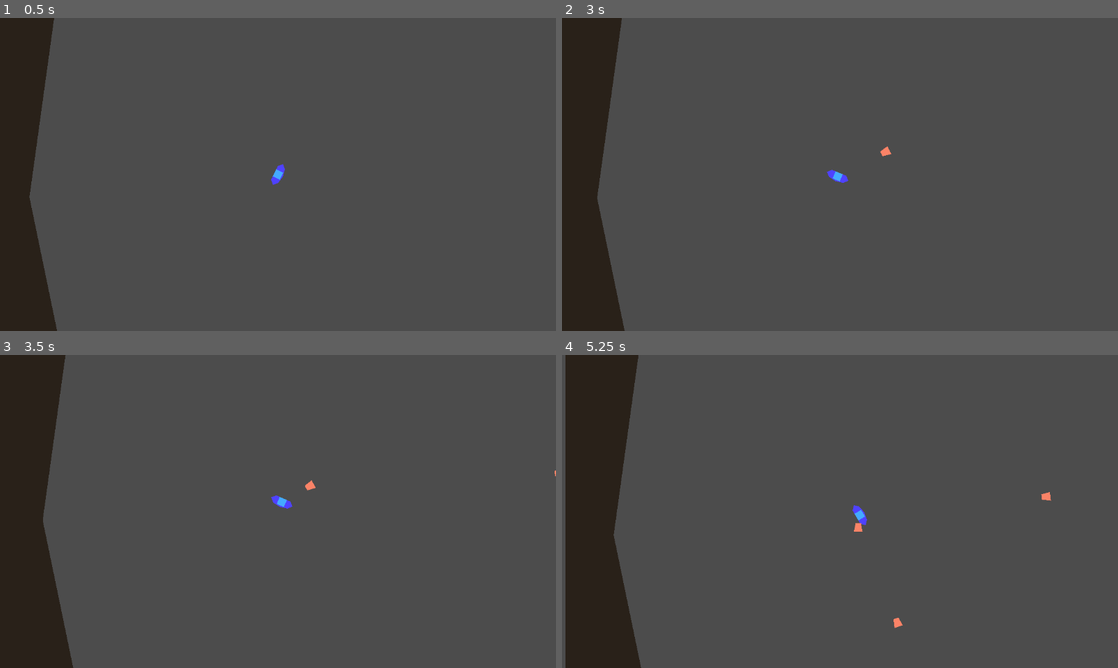
Above: before the commit, frames 1-4 (two rows, left to right).
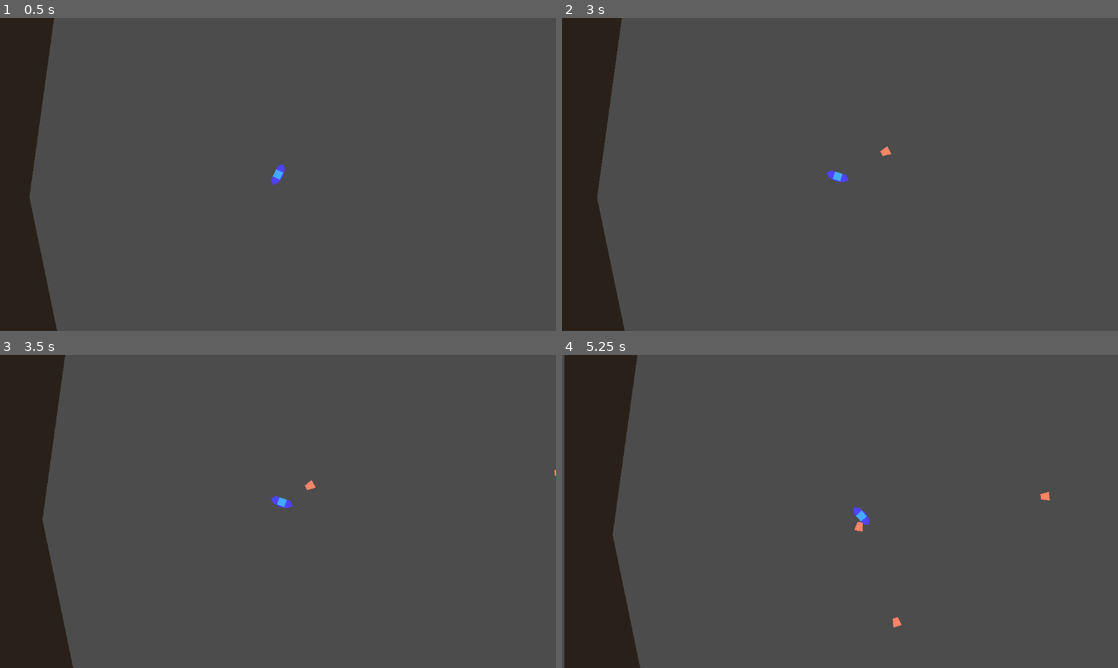
Above: after the commit, the same moments.

Repository: xiongyaohua/topdown-shooter
Game: Godot game, scene res://world.tscn
The game is run twice, just before and just after one commit, with the same random seed, the same clock (stepped at 60 frames per second) and the same inputs.
Inputs (mouse positions are in pixels of both pictures, inside the frame that each line leads up to):
- Up to frame 1 (0.5 s): no input
- Up to frame 2 (3 s): tap Enter at 0.5 s; move the mouse to (962, 158) at 0.52 s; move the mouse to (728, 190) at 1.27 s; move the mouse to (895, 105) at 2.02 s; move the mouse to (812, 237) at 2.77 s
- Up to frame 3 (3.5 s): no input
- Up to frame 4 (5.25 s): move the mouse to (1006, 558) at 3.52 s; move the mouse to (673, 464) at 4.27 s; move the mouse to (867, 511) at 5.02 s

Frame 1 is identical in both runs. In frame 2, less than 0.1% of the frame differs, in the area x 6-59%, y 2-100%; in frame 3, less than 0.1%; in frame 4, 0.5%, in the area x 0-88%, y 0-100%.

Commit message:
调整瞄准偏差

Diff:
--- a/camera.tscn
+++ b/camera.tscn
@@ -28,7 +28,10 @@
 		trauma = max(trauma - decay*delta, 0.0)
 
 func add_trauma(amount, max=1.0):
-	trauma = min(trauma + amount, max)
+	if trauma < max:
+		trauma = min(trauma + amount, max)
+
+	trauma = min(trauma, 1.0)
 
 func shake():
 	if noise:
--- a/player.tscn
+++ b/player.tscn
@@ -46,7 +46,11 @@
 		player.speed_scale = velocity.length() / 80.0
 
 func update_rotation():
-	look_at(get_global_mouse_position())
+	var v := get_global_mouse_position() - global_position
+	var alpha := acos(13/v.length())
+	if alpha > PI/3.0:
+		v = v.rotated(alpha - PI/2.0)
+	look_at(global_position + v)
 
 
 
--- a/world.tscn
+++ b/world.tscn
@@ -15,7 +15,7 @@
 
 func _on_player_fire_bullet(transform):
 	$BulletManager.fire(transform)
-	$Camera.add_trauma(0.2, 0.3)
+	$Camera.add_trauma(0.2, 0.2)
 
 "
 
